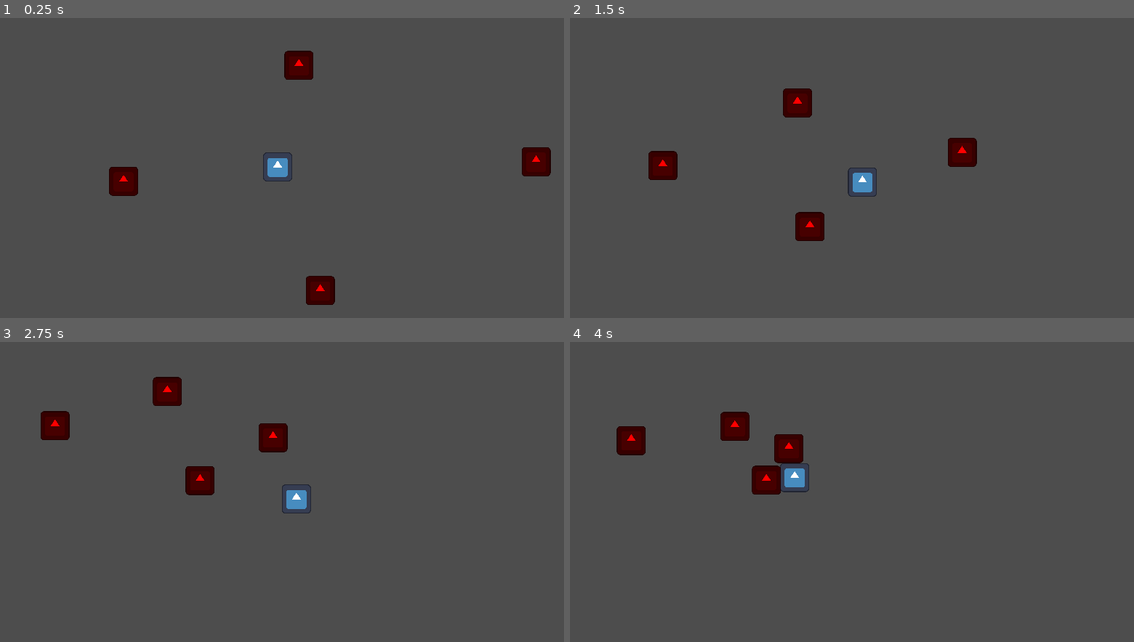
Above: before the commit, frames 1-4 (two rows, left to right).
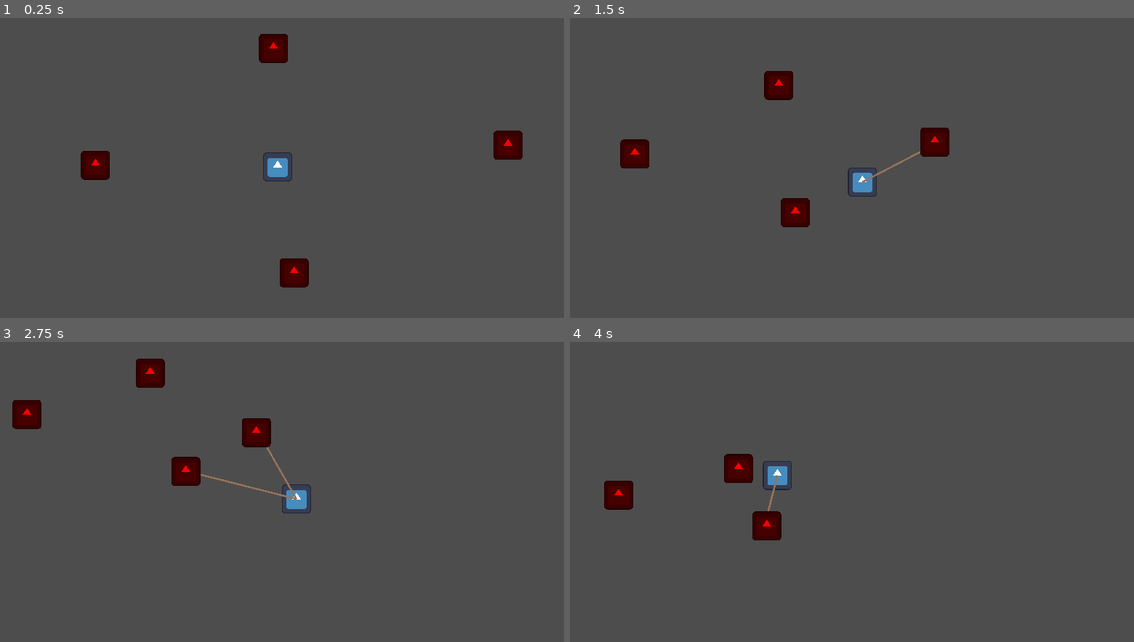
Above: after the commit, the same moments.

Repository: 2weeking/Lasso-Knight
Game: Godot game, scene res://levels/level_0.tscn
Two runs of this game, one before a commit and one after it. Both use one fixed random seed, a clock stepped at 60 frames per second and the inputs below. The engine's default icon, where the game draws it, is replaced by a stand-in: a white triangle on a blue panel in a dark square.
Inputs (mouse positions are in pixels of both pictures, inside the frame that each line leads up to):
- Up to frame 1 (0.25 s): no input
- Up to frame 2 (1.5 s): move the mouse to (976, 150) at 0.52 s; hold D (right) 0.53-1.28 s; click (976, 150) at 0.6 s; move the mouse to (733, 183) at 1.27 s; hold S (down) from 1.28 s (still down); click (733, 183) at 1.35 s
- Up to frame 3 (2.75 s): move the mouse to (338, 420) at 2.02 s; release S (down) at 2.03 s; hold D (right) from 2.03 s (still down); click (338, 420) at 2.1 s
- Up to frame 4 (4 s): move the mouse to (818, 555) at 2.77 s; release D (right) at 2.78 s; hold W (up) 2.78-3.53 s; click (818, 555) at 2.85 s; move the mouse to (1021, 540) at 3.52 s; hold A (left) from 3.53 s (still down); click (1021, 540) at 3.6 s

The runs differ from the first frame. In frame 1, 3.8% of the frame differs, in the area x 14-98%, y 5-96%; in frame 2, 3.6%; in frame 3, 3.3%; in frame 4, 3.8%.

Commit message:
Added basic rope line mechanic when hit with lasso

Diff:
--- a/entities/knight/knight.gd
+++ b/entities/knight/knight.gd
@@ -5,8 +5,9 @@
 
 @onready var animation_tree = $AnimationTree
 @onready var state_machine = animation_tree.get("parameters/playback")
+@onready var lasso = $Lasso
 
-@onready var lasso = $Lasso
+var captured_enemies = {}
 
 func _physics_process(_delta):
 	# Movement
@@ -19,32 +20,39 @@
 	if Input.is_action_just_pressed("m1"):
 		lasso.look_at(get_global_mouse_position())
 
+	# Captured enemies in dictionary {body: rope} pair
+	for body in captured_enemies:
+		var rope = captured_enemies[body]
+		rope.set_point_position(1, to_local(body.position))
+
 	# Absorb Captured Enemies
 	var collision = get_last_slide_collision()
 	if collision is KinematicCollision2D and is_instance_valid(collision) and not collision.is_queued_for_deletion():
 		if collision.get_collider():
 			var body = collision.get_collider()
 			if body.is_in_group("enemies") and body.is_in_group("captured"):
-				# Delete rope corresponding to collided enemy
-				pass
-				"""
-				var children = body.get_children()
-				for child in children:
-					if child is RopeHandle:
-						get_node(child.rope_path).queue_free()
+				# Delete rope
+				captured_enemies[body].queue_free()
+				# Remove enemy and rope from captured enemy dictionary
+				captured_enemies.erase(body)
+				# Delete enemy attached
 				body.queue_free()
-				"""
 
 	velocity = input_direction * move_speed
 
 	move_and_slide()
 
-func reel_in(_body):
+func reel_in(body):
 	# Instance new rope on knight
-	# Instance new rope handle at body)
-	# Connect rope from knight to body
-	# delete body at end
-	pass
+	var rope = Line2D.new()
+	rope.width = 2
+	rope.default_color = Color(0.588, 0.447, 0.349)
+	add_child(rope)
+	# Add rope point on knight and enemy and connect (relative position to knight)
+	rope.add_point(Vector2.ZERO)
+	rope.add_point(to_local(body.position))
+	# Save captured enemies in array to continiously update in process function
+	captured_enemies[body] = rope
 
 func _on_lasso_body_entered(body):
 	if body.is_in_group("enemies") and not body.is_in_group("captured"):
--- a/entities/knight/knight.tscn
+++ b/entities/knight/knight.tscn
@@ -36,8 +36,8 @@
 transitions = ["Start", "Idle", SubResource("AnimationNodeStateMachineTransition_qojdq"), "Idle", "Walk", SubResource("AnimationNodeStateMachineTransition_1x020")]
 graph_offset = Vector2(-394, -7)
 
-[sub_resource type="RectangleShape2D" id="RectangleShape2D_ll1tg"]
-size = Vector2(61, 20)
+[sub_resource type="RectangleShape2D" id="RectangleShape2D_uhr6h"]
+size = Vector2(92, 20)
 
 [node name="Knight" type="CharacterBody2D"]
 script = ExtResource("1_bwy00")
@@ -71,6 +71,8 @@
 [node name="Lasso" type="Area2D" parent="."]
 
 [node name="CollisionShape2D" type="CollisionShape2D" parent="Lasso"]
-position = Vector2(66.5, 0)
-shape = SubResource("RectangleShape2D_ll1tg")
-debug_color = Color(0.87451, 0.227451, 0.654902, 0.419608)
+position = Vector2(78, 0)
+shape = SubResource("RectangleShape2D_uhr6h")
+debug_color = Color(0.835294, 0.286275, 0.666667, 0.419608)
+
+[connection signal="body_entered" from="Lasso" to="." method="_on_lasso_body_entered"]
--- a/levels/level_0.tscn
+++ b/levels/level_0.tscn
@@ -6,6 +6,7 @@
 [node name="Level0" type="Node2D"]
 
 [node name="Knight" parent="." instance=ExtResource("1_l1ejl")]
+position = Vector2(31, 19)
 
 [node name="Enemy" parent="." node_paths=PackedStringArray("player") groups=["enemies"] instance=ExtResource("2_o46i8")]
 position = Vector2(297, -6)
